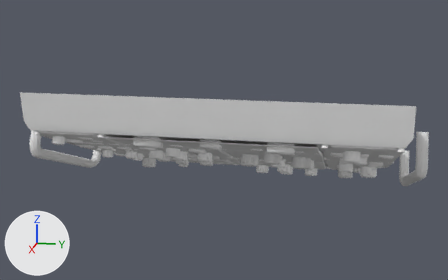
The Blender file Sources/3D Files/Cockpit/overhead.blend, before and after one commit.
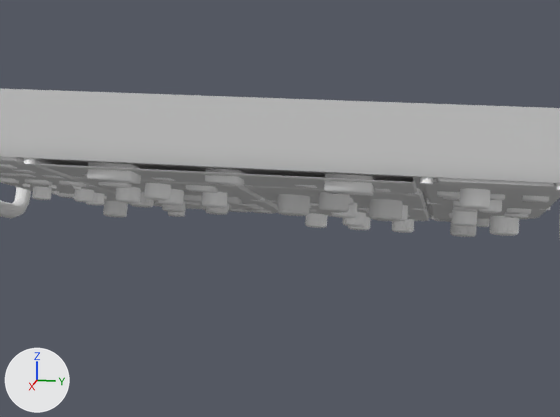
Each version appears first whole from a 50 mm lens placed at (1.361, 0.288, 1.228), pointed at (-0.024, 0.011, 0.882), and next in a close-up on the part from 19% to 89% of the width and 16% to 100% of the height. Every picture has the same lights, and +X, +Y and +Z are marked at lower left.

In view in the first close-up: 'Cube.019', 'Cube.051', 'Cube.052', 'entrancelight.031', 'fuelpumpL', 'fuelpumpR', 'manxfr', 'panels', 'panels.001'.
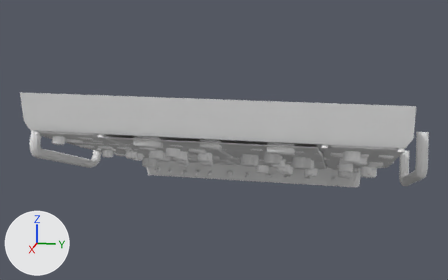
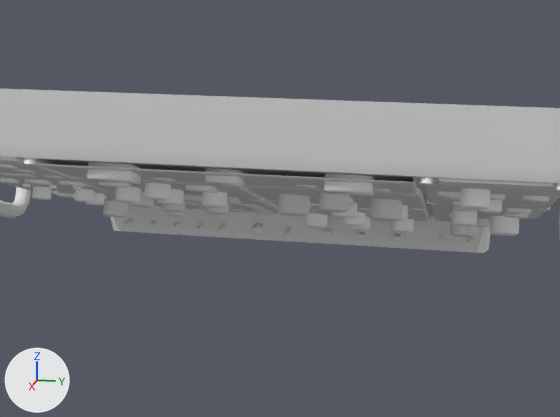
Location of each change, (x1, y1, x2, y2) in pixels of the close-ups (560 x 417 px):
'panels.001', reshaped
    before: (0, 88, 560, 238)
    after: (0, 88, 560, 253)
'switchbases', added
    after: (126, 217, 476, 245)
'empty', added
    after: (253, 223, 264, 236)
'landingRlt', added
    after: (391, 235, 402, 241)
'landingLlt', added
    after: (321, 231, 332, 236)
'landingNlt', added
    after: (355, 233, 366, 238)
part 1 of me_panels_001_mesh, built on
    after: (111, 204, 491, 253)

The change, as a diff of the scene's bpy script:
```diff
--- a/Sources/3D Files/Cockpit/overhead.blend.py
+++ b/Sources/3D Files/Cockpit/overhead.blend.py
@@ me_panels_001_mesh @@
 # used by ob_panels_001; location = (0.088, 0.038, 0.889)
-me_panels_001_mesh.from_pydata(...)  # 668 vertices, 326 faces; spans x -0.332..0.191, y -0.399..0.404, z -0.115..0.143
+me_panels_001_mesh.from_pydata(...)  # 680 vertices, 345 faces; spans x -0.423..0.191, y -0.399..0.404, z -0.174..0.143
+# me_panels_001_mesh part 1
+# 8 vertices are removed from x -0.332..-0.313, y -0.297..0.297, z -0.101..-0.05
+# 5 faces are deleted
+# 8 vertices are added at x -0.423..-0.318, y -0.295..0.295, z -0.174..-0.131
+# 15 new faces join them
 me_panels_001_mesh.materials.append(mat_overhead_001)
@@ me_circle_014 @@
+me_circle_014.from_pydata(...)  # 81 vertices, 80 faces; spans x -0.3..15.4, y -3.2..3.2, z -4.3..1.0
+me_circle_014.polygons.foreach_set('use_smooth', [True] * 80)
+me_circle_014.materials.append(mat_overhead_001)  # its picture is missing
@@ me_circle_020 @@
+me_circle_020.from_pydata(...)  # 1067 vertices, 1056 faces; spans x -1.0..1.0, y -71.8..1.0, z 0.0..0.4
+me_circle_020.polygons.foreach_set('use_smooth', [True] * 1056)
+me_circle_020.materials.append(mat_overhead_001)  # its picture is missing
@@ me_circle_023 @@
+me_circle_023.from_pydata(...)  # 81 vertices, 80 faces; spans x -0.3..15.4, y -3.2..3.2, z -4.3..1.0
+me_circle_023.polygons.foreach_set('use_smooth', [True] * 80)
+me_circle_023.materials.append(mat_overhead_001)  # its picture is missing
@@ me_circle_024 @@
+me_circle_024.from_pydata(...)  # 81 vertices, 80 faces; spans x -0.3..15.4, y -3.2..3.2, z -4.3..1.0
+me_circle_024.polygons.foreach_set('use_smooth', [True] * 80)
+me_circle_024.materials.append(mat_overhead_001)  # its picture is missing
@@ me_cylinder @@
+me_cylinder.from_pydata(...)  # 80 vertices, 66 faces; spans x -1.0..1.0, y -1.0..1.0, z -1.0..1.28
+me_cylinder.polygons.foreach_set('use_smooth', [True] * 66)
+me_cylinder.materials.append(mat_overhead_001)  # its picture is missing
@@ ob_landingnlt @@
+ob_landingnlt = bpy.data.objects.new('landingNlt', me_circle_014)
+ob_landingnlt.location = (-0.221, 0.145, 0.74)
+ob_landingnlt.rotation_euler = (0.0, -0.531, 0.0)  # degrees (0, -30, 0)
+ob_landingnlt.scale = (0.0017, 0.00256, 0.00256)
@@ ob_switchbases @@
+ob_switchbases = bpy.data.objects.new('switchbases', me_circle_020)
+ob_switchbases.location = (-0.224, 0.306, 0.74)
+ob_switchbases.rotation_euler = (0.0, 1.85, 0.0)  # degrees (0, 106, 0)
+ob_switchbases.scale = (0.00737, 0.00737, 0.00737)
@@ ob_landingllt @@
+ob_landingllt = bpy.data.objects.new('landingLlt', me_circle_023)
+ob_landingllt.location = (-0.221, 0.095, 0.74)
+ob_landingllt.rotation_euler = (0.0, -0.58, 0.0)  # degrees (0, -33, 0)
+ob_landingllt.scale = (0.0017, 0.00256, 0.00256)
@@ ob_landingrlt @@
+ob_landingrlt = bpy.data.objects.new('landingRlt', me_circle_024)
+ob_landingrlt.location = (-0.221, 0.198, 0.74)
+ob_landingrlt.rotation_euler = (0.0, -0.517, 0.0)  # degrees (0, -30, 0)
+ob_landingrlt.scale = (0.0017, 0.00256, 0.00256)
@@ ob_empty @@
+ob_empty = bpy.data.objects.new('empty', me_cylinder)
+ob_empty.location = (-0.219, -0.012, 0.74)
+ob_empty.rotation_euler = (0.0, 1.878, 0.0)  # degrees (0, 108, 0)
+ob_empty.scale = (0.00772, 0.00772, 0.00772)
```
